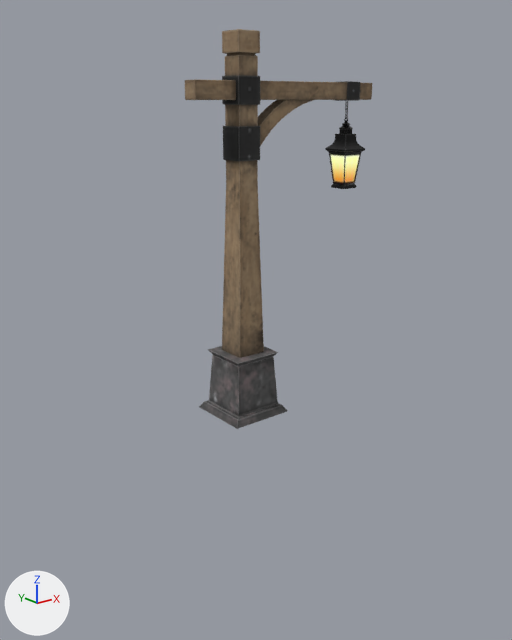
The glTF model assets/models/lostcities/lantern.glb, before and after one commit.
One viewpoint serves both versions: a 50 mm lens placed at (-29.0, -37.7, 21.9), pointed at (0.5, -0.9, 7.1). Arrows for +X, +Y and +Z are at lower left; the lights stay in place. The first picture is the older version. Where no turn or scale is listed for an object, it has been applied to the vertices.

Script lines for the objects in view, before the commit:
```python
me_lanternpole_body = bpy.data.meshes.new('LanternPole_Body')
me_lanternpole_body.from_pydata(...)  # 456 vertices, 872 faces; spans x -7.7..7.7, y -2.3..2.3, z -12.8..12.8
me_lanternpole_body.materials.append(mat_lanternpost_mat)
me_lanternpole_chain = bpy.data.meshes.new('LanternPole_Chain')
me_lanternpole_chain.from_pydata(...)  # 632 vertices, 1248 faces; spans x -0.129..0.129, y -0.129..0.129, z -0.652..0.652
me_lanternpole_chain.materials.append(mat_lanternpost_mat)
me_lanternpole_lantern = bpy.data.meshes.new('LanternPole_Lantern')
me_lanternpole_lantern.from_pydata(...)  # 1649 vertices, 3274 faces; spans x -1.03..1.03, y -1.03..1.03, z -2.53..2.53
me_lanternpole_lantern.materials.append(mat_lanternpost_mat)
ob_lanternpole_body = bpy.data.objects.new('LanternPole_Body', me_lanternpole_body)
ob_lanternpole_body.location = (3.82, 0.0, 13.02)
ob_lanternpole_chain = bpy.data.objects.new('LanternPole_Chain', me_lanternpole_chain)
ob_lanternpole_chain.location = (9.58, 0.0, 21.04)
ob_lanternpole_lantern = bpy.data.objects.new('LanternPole_Lantern', me_lanternpole_lantern)
ob_lanternpole_lantern.location = (9.58, 0.0, 18.01)
```
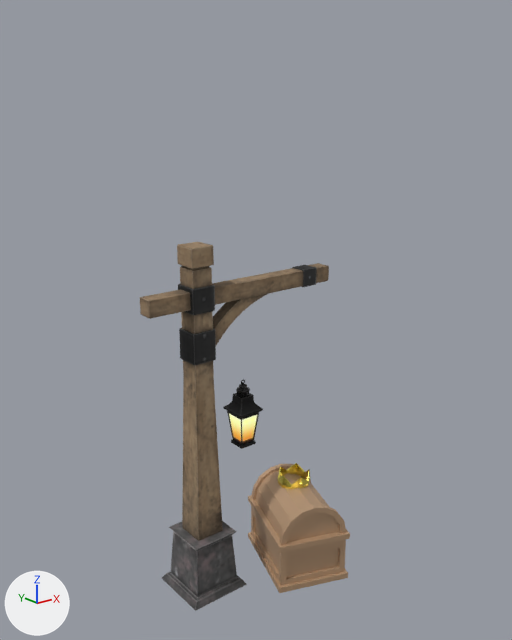
Boxes (x1, y1, x2, y2) around the edits, measured in the pictures (512 x 640 px):
```json
{"object": "LanternPole_Body", "change": "moved", "before": [185, 29, 372, 429], "after": [140, 242, 329, 611]}
{"object": "TreasureChest", "change": "added", "after": [248, 464, 350, 593], "on screen": "beige"}
{"object": "LanternPole_Lantern", "change": "moved", "before": [325, 117, 365, 189], "after": [223, 380, 263, 449]}
{"object": "GoldRelicCrown", "change": "added", "after": [278, 463, 310, 489], "on screen": "yellow"}
{"object": "LanternPole_Chain", "change": "moved", "before": [345, 101, 348, 119], "on screen": "not visible afterwards"}
```

Edits to the scene script, one JSON object a line:
```json
{"op": "add", "block": "mat_relicgold_mat", "code": ["mat_relicgold_mat = principled_material('RelicGold_Mat')", "mat_relicgold_mat.base_color = (1.0, 0.85, 0.15)  # yellow #ffed6c", "mat_relicgold_mat.metallic = 0.96", "mat_relicgold_mat.roughness = 0.15"]}
{"op": "add", "block": "mat_chestwoodiron_mat", "code": ["mat_chestwoodiron_mat = principled_material('ChestWoodIron_Mat')", "mat_chestwoodiron_mat.base_color = (0.55, 0.36, 0.22)  # beige #c4a281", "mat_chestwoodiron_mat.metallic = 0.35", "mat_chestwoodiron_mat.roughness = 0.45"]}
{"op": "add", "block": "me_goldreliccrown", "code": ["me_goldreliccrown = bpy.data.meshes.new('GoldRelicCrown')", "me_goldreliccrown.from_pydata(...)  # 120 vertices, 222 faces; spans x 2.42..4.97, y -2.84..-0.33, z -6.6..-5.41", "me_goldreliccrown.materials.append(mat_relicgold_mat)  # yellow #ffed6c"]}
{"op": "add", "block": "me_treasurechest", "code": ["me_treasurechest = bpy.data.meshes.new('TreasureChest')", "me_treasurechest.from_pydata(...)  # 314 vertices, 640 faces; spans x -0.62..7.02, y -6.86..1.86, z -12.4..-6.03", "me_treasurechest.materials.append(mat_chestwoodiron_mat)  # beige #c4a281"]}
{"op": "set", "path": "ob_lanternpole_body.location", "old": "(3.82, 0.0, 13.02)", "new": "(0.0, 0.0, 0.0)"}
{"op": "set", "path": "ob_lanternpole_chain.location", "old": "(9.58, 0.0, 21.04)", "new": "(0.0, 0.0, 0.0)"}
{"op": "set", "path": "ob_lanternpole_lantern.location", "old": "(9.58, 0.0, 18.01)", "new": "(0.0, 0.0, 0.0)"}
{"op": "add", "block": "ob_goldreliccrown", "code": ["ob_goldreliccrown = bpy.data.objects.new('GoldRelicCrown', me_goldreliccrown)", "ob_goldreliccrown.location = (0.0, 0.0, 0.0)"]}
{"op": "add", "block": "ob_treasurechest", "code": ["ob_treasurechest = bpy.data.objects.new('TreasureChest', me_treasurechest)", "ob_treasurechest.location = (0.0, 0.0, 0.0)"]}
```
